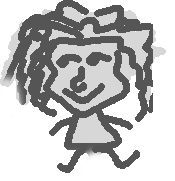
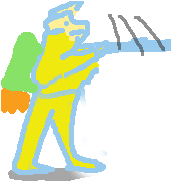
Two versions of the same layered image (175x181). Layer-by-layer changes:
renamed "Group 3" to "Newton", hid the group it (7 layers) over left=0, top=0, right=171, bottom=177
added group "Player" with 32 layers above "Layer 2" over left=0, top=0, right=171, bottom=181
added group "Group 1 copy 4" with 3 layers in group "Player" over left=1, top=1, right=171, bottom=181
added layer "Layer 4" (1st of 5, in "Player" › "Group 1 copy 4") in group "Group 1 copy 4" over left=1, top=1, right=171, bottom=175
added layer "Layer 7" (1st of 5, in "Player" › "Group 1 copy 4") in group "Group 1 copy 4" over left=8, top=164, right=104, bottom=181
added layer "Layer 6" (1st of 5, in "Player" › "Group 1 copy 4") in group "Group 1 copy 4" over left=16, top=3, right=106, bottom=174
